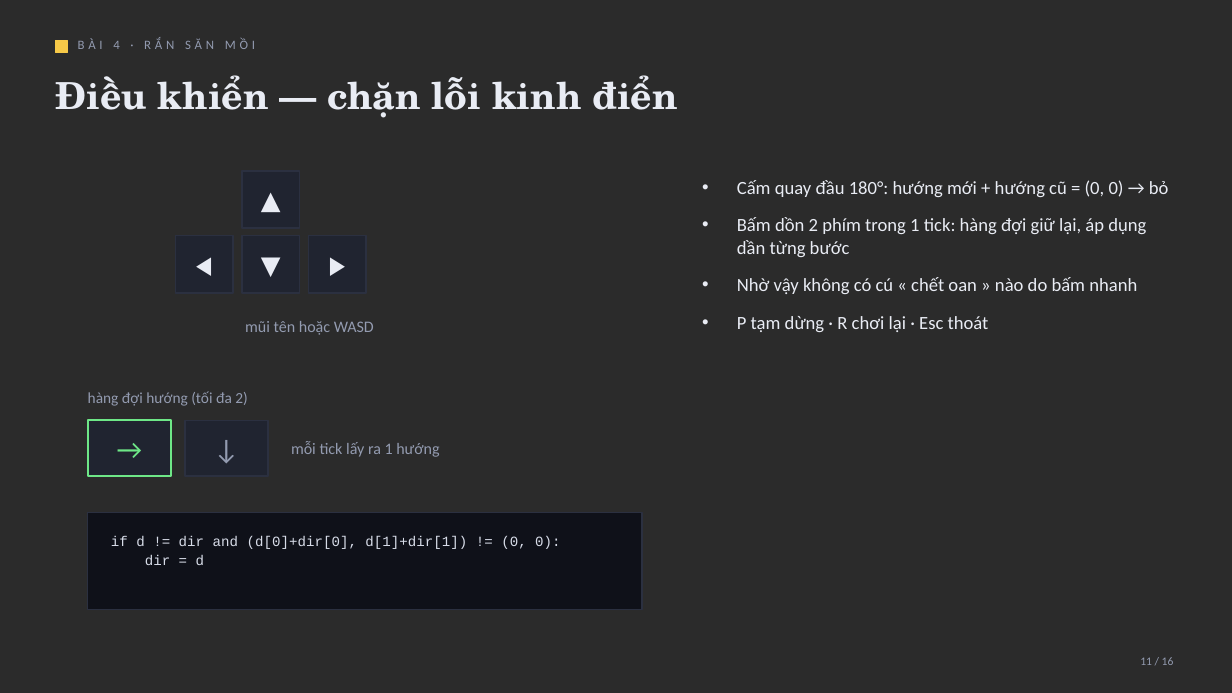
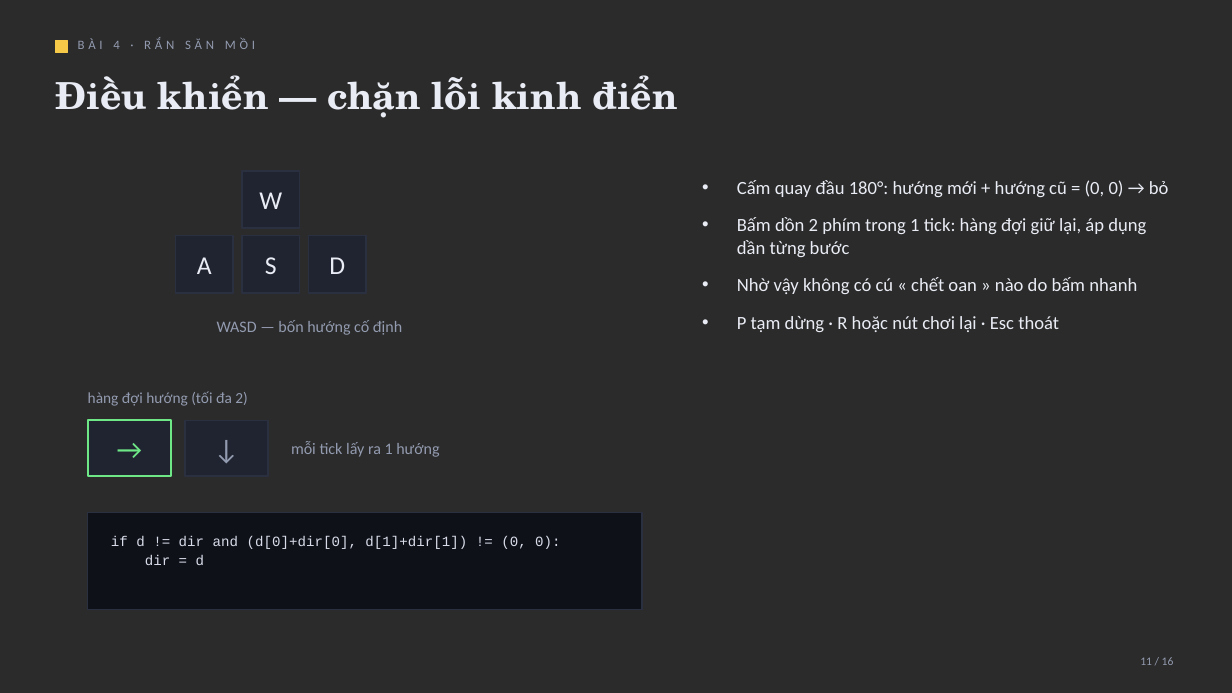
Before and after one commit to Casluminous/snake-game, a slide deck: slide 11 of docs/Bai-4-Ran-san-moi-Ly-thuyet-va-ky-thuat.pptx. Drawn at 1232x693 pixels with LibreOffice and Linux fonts; fonts in the diff are those of the drawing; background and template pictures are left out; a plain dark background stands for a picture behind light text. Boxes give left, top, right and bottom in pixels: in the first picture for what was removed or moved away, otherwise in the second. Text is boxed around its words. In the diff, an @@ line names an element or a change of style, - is before the commit and + after.

Commit message:
fix: nut choi lai bam duoc, R moi luc, dieu khien WASD

```diff
--- a/docs/Bai-4-Ran-san-moi-Ly-thuyet-va-ky-thuat.pptx
+++ b/docs/Bai-4-Ran-san-moi-Ly-thuyet-va-ky-thuat.pptx
@@ text at bbox=[259, 192, 282, 209]: text changed @@
-▲
+W
@@ text at bbox=[197, 257, 212, 274]: text changed @@
-◀
+A
@@ text at bbox=[265, 257, 277, 274]: text changed @@
-▼
+S
@@ text at bbox=[329, 257, 345, 274]: text changed @@
-▶
+D
@@ text at bbox=[217, 320, 402, 335]: text changed @@
-mũi tên hoặc WASD
+WASD — bốn hướng cố định
@@ text at bbox=[737, 316, 1059, 332]: text changed @@
-• P tạm dừng · R chơi lại · Esc thoát
+• P tạm dừng · R hoặc nút chơi lại · Esc thoát
```
Also in this commit, not shown: 1 other slide changed, 3 other files.
